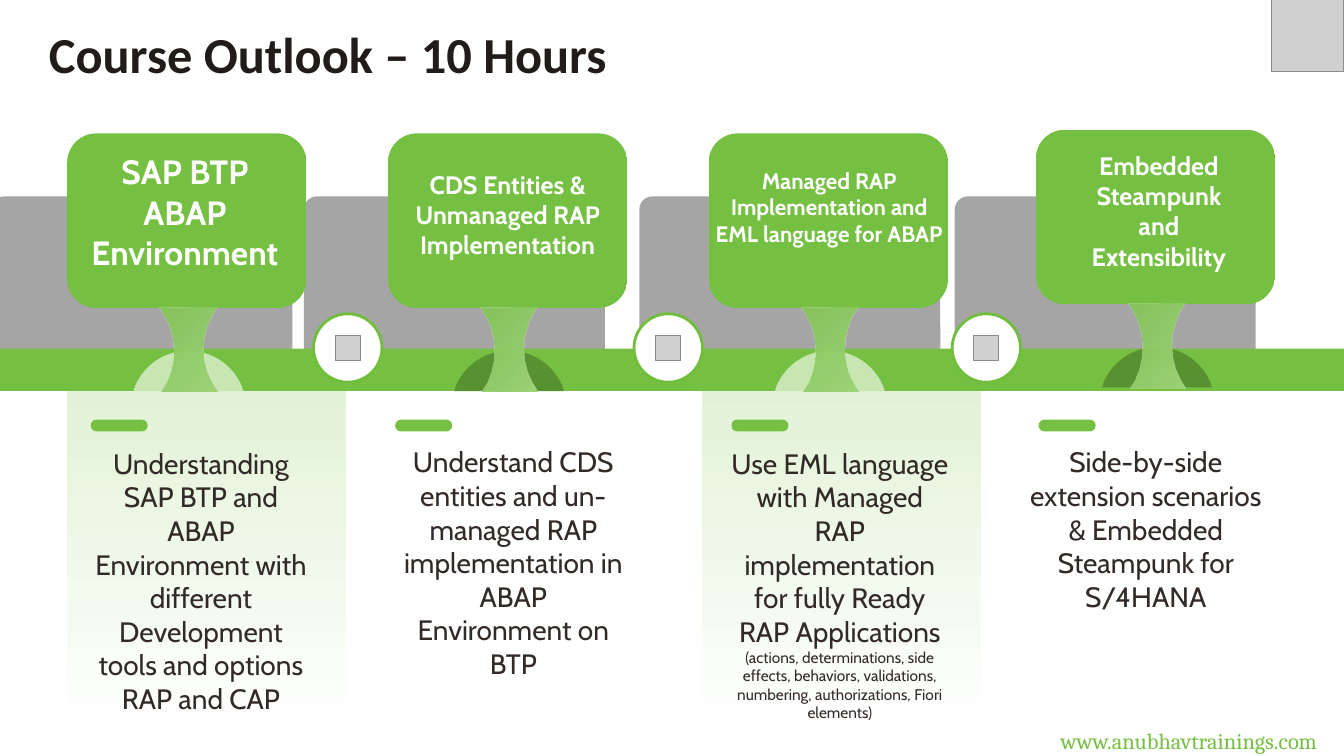
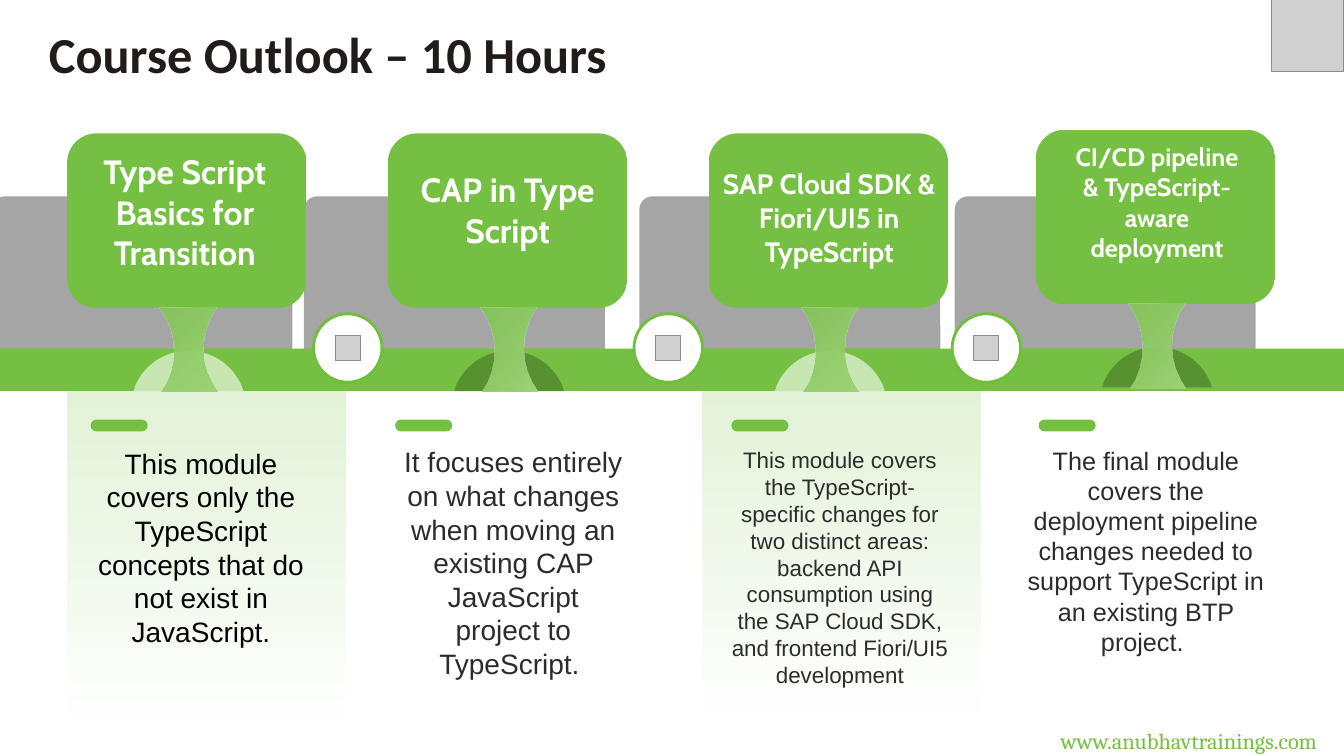
Before and after one commit to soyuztechnologies/typescript_training_capm, a slide deck: slide 6 of Day 1/DAY-1.pptx. Drawn at 1344x756 pixels with LibreOffice and Linux fonts; fonts in the diff are those of the drawing; grey boxes stand for pictures. Boxes give left, top, right and bottom in pixels: in the first picture for what was removed or moved away, otherwise in the second. Text is boxed around its words. In the diff, an @@ line names an element or a change of style, - is before the commit and + after.

```diff
--- a/Day 1/DAY-1.pptx
+++ b/Day 1/DAY-1.pptx
@@ text at [1076,147,1238,263]: text changed @@
-Embedded Steampunk and Extensibility
+CI/CD pipeline & TypeScript-aware deployment
@@ text at [103,160,267,266]: text changed @@
-SAP BTP ABAP Environment
+Type Script Basics for Transition
@@ text at [421,178,595,251]: text changed; size 18 to 24 pt @@
-CDS Entities &
-Unmanaged RAP Implementation
+CAP in Type Script
@@ text at [723,173,912,268]: text changed; size 16 to 20 pt @@
-Managed RAP Implementation and EML language for ABAP
+SAP Cloud SDK & Fiori/UI5 in TypeScript
@@ text at [98,453,304,647]: text changed; font Cabin to Arial; text colour #322A27 to #000000 @@
-Understanding SAP BTP and ABAP Environment with different Development tools and options RAP and CAP
+This module covers only the TypeScript concepts that do not exist in JavaScript.
@@ text at [404,451,622,679]: text changed; font Cabin to Arial; text colour #322A27 to #2C2C2C @@
-Understand CDS entities and un-managed RAP implementation in ABAP Environment on BTP
+It focuses entirely on what changes when moving an existing CAP JavaScript project to TypeScript.
@@ text at [732,451,947,688]: text changed; size 11 to 16 pt; font Cabin to Arial; text colour #322A27 to #2C2C2C @@
-Use EML language with Managed RAP implementation for fully Ready RAP Applications (actions, determinations, side effects, behaviors, validations, numbering, authorizations, Fiori elements)
+This module covers the TypeScript-specific changes for two distinct areas: backend API consumption using the SAP Cloud SDK, and frontend Fiori/UI5 development
@@ text at [1028,451,1264,657]: text changed; size 20 to 18 pt; font Cabin to Arial; text colour #322A27 to #2C2C2C @@
-Side-by-side extension scenarios
-& Embedded Steampunk for S/4HANA
+The final module covers the deployment pipeline changes needed to support TypeScript in an existing BTP project.
```
Also in this commit, not shown: 1 other slide changed.
